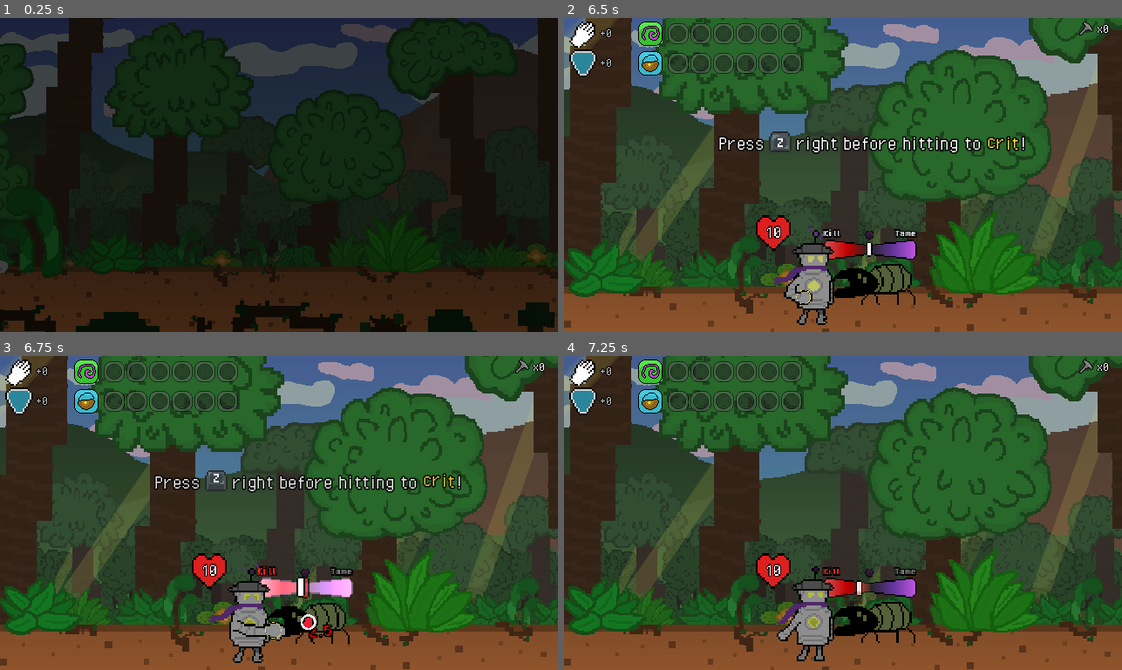
Above: before the commit, frames 1-4 (two rows, left to right).
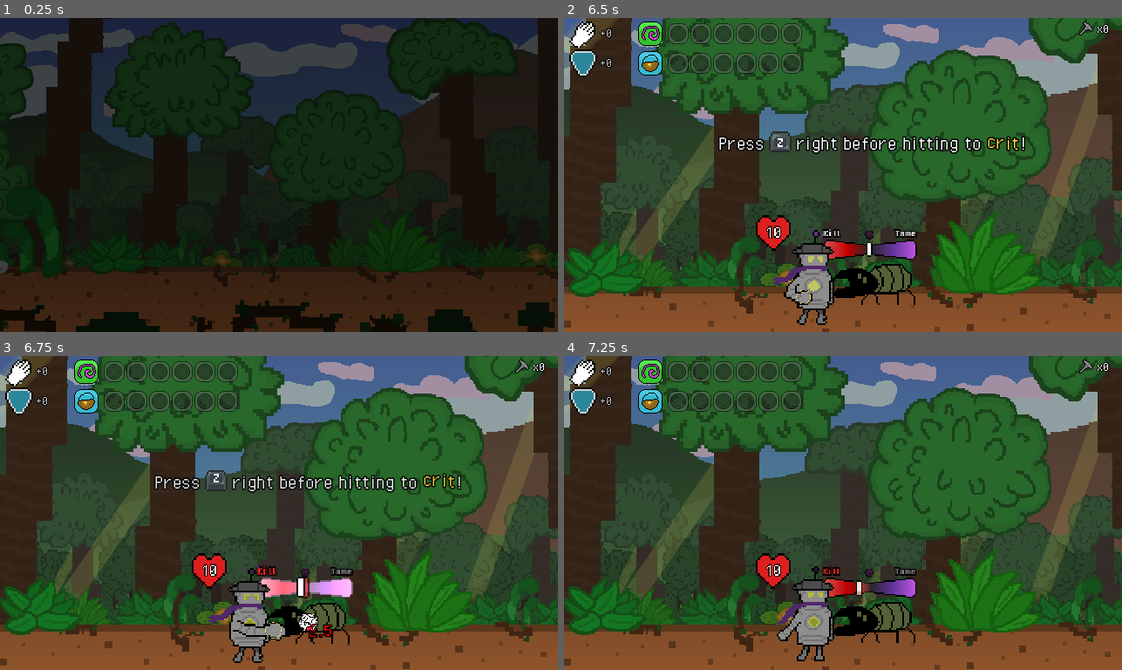
Above: after the commit, the same moments.

Repository: greeeegartur/cgvr-thesis
Game: Godot game, scene res://Scenes/Screens/CombatScene.tscn
The game is run twice, just before and just after one commit, with the same random seed, the same clock (stepped at 60 frames per second) and the same inputs. This scene is started directly instead of the project's main scene.
Inputs:
- Up to frame 1 (0.25 s): no input
- Up to frame 2 (6.5 s): tap Enter (ui_accept) at 0.5, 0.77, 1.07, 1.52, 1.82, 3.02, 3.32, 3.77, 4.07, 4.52, 4.82, 6.02, 6.32 s; hold Right (ui_right) 0.53-1.28 s; tap A (heat_a) at 0.6 s; hold Down (ui_down) 1.28-2.03 s; tap B (heat_b) at 1.35 s; hold Right (ui_right) 2.03-2.78 s; tap C (heat_c) at 2.1 s; hold Up (ui_up) 2.78-3.53 s; tap F (heat_f) at 2.85 s; hold Left (ui_left) 3.53-5.03 s; tap J (heat_j) at 3.6 s; tap K (heat_k) at 4.35 s; hold Down (ui_down) 5.03-5.78 s; tap L (heat_l) at 5.1 s; hold Right (ui_right) from 5.78 s (still down); tap M (heat_m) at 5.85 s
- Up to frame 3 (6.75 s): release Right (ui_right) at 6.53 s; hold Up (ui_up) from 6.53 s (still down); tap O (heat_o) at 6.6 s
- Up to frame 4 (7.25 s): keep holding Up (ui_up); tap Enter (ui_accept) at 6.77, 7.07 s

Frames 1-2 are identical in both runs. In frame 3, 0.1% of the frame differs, in the area x 53-57%, y 81-89%; in frame 4, nothing differs.

Commit message:
HitBurst changes + StarBurst
Hits made more satisfying with shader additions

Diff:
--- a/droidream/Scripts/Combat/CombatManager.gd
+++ b/droidream/Scripts/Combat/CombatManager.gd
@@ -890,6 +890,8 @@
 		enemy.trust += 1
 		enemy_visual.update_axis(enemy.axis_value)
 		enemy_visual.update_axis_trust()
+		vfx.play_tame_payoff(enemy_visual, true)
+		enemy_visual.hop(1)
 		print("Minigame success! Trust: %d / %d" % [enemy.trust, enemy.trust_max])
 		#if enemy.is_tamed():
 			#await player_visual.return_to_home()
@@ -901,6 +903,7 @@
 		var restore_ratio := randf_range(0.2, 0.35)
 		enemy.set_axis(enemy.axis_max * restore_ratio)
 		enemy_visual.update_axis(enemy.axis_value)
+		vfx.play_tame_payoff(enemy_visual, false)
 		print("Minigame failed. Enemy axis restored to %.1f" % enemy.axis_value)
 		#if not minigame_queue_ongoing and not combat_has_ended:
 			#_enemy_turn()
@@ -1867,6 +1870,7 @@
 
 	if enemy.is_killed():
 		visual.z_index = 1
+		vfx.play_kill_burst(visual)
 		await visual.play_defeat(false)
 	elif enemy.is_tamed():
 		visual.z_index = 1
--- a/droidream/Scripts/Combat/VFXCombatManager.gd
+++ b/droidream/Scripts/Combat/VFXCombatManager.gd
@@ -41,6 +41,19 @@
 	spawn_damage_number(target_visual, damage, is_critical)
 	var strength := HitBurst.Strength.CRIT if is_critical else (HitBurst.Strength.BLOCK if is_block else HitBurst.Strength.NORMAL)
 	HitBurst.burst(particle_layer, target_visual.position, color, strength)
+
+# A killed creature bursts into red stars (waits a moment so the hit that killed it lands first)
+func play_kill_burst(target_visual: Node2D):
+	StarBurst.play(particle_layer, target_visual.position, StarBurst.Preset.KILL, Color(0, 0, 0, 0), 0.12)
+
+# The end of a dream: stars, sparkles and rings for a success, a dull ring and falling sparks for a failure
+func play_tame_payoff(target_visual: Node2D, success: bool):
+	if success:
+		StarBurst.play(particle_layer, target_visual.position, StarBurst.Preset.TAME)
+		play_vignette(subdue_flash_color, 0.35, 0.1, 0.5)
+		play_speedlines(subdue_flash_color, 0.4, 0.08, 0.35)
+	else:
+		StarBurst.play(particle_layer, target_visual.position, StarBurst.Preset.TAME_FAIL)
 
 # Taming starts: neon pixels spiral into the creature
 func play_subdue(target_visual: Node2D, _is_subdue := true):
--- a/droidream/Scripts/VFX/HitBurst.gd
+++ b/droidream/Scripts/VFX/HitBurst.gd
@@ -1,52 +1,15 @@
 extends Node2D
 class_name HitBurst
 
-# The pixel burst for every hit: radial shards plus a short ring flash, bigger with strength
+# The burst for every hit; a thin wrapper that picks the StarBurst preset for the hit strength
 
 enum Strength { NORMAL, BLOCK, CRIT }
 
-const SHARD_COUNT := [8, 10, 16]
-const SHARD_SPEED := [70.0, 85.0, 120.0]
-const RING_SIZE := [16.0, 22.0, 32.0]
-const LIFETIME := 0.35
-
-var color := Color.WHITE
-var strength := Strength.NORMAL
-var shards: Array[Dictionary] = []
-var age := 0.0
-
 static func burst(layer: Node, at: Vector2, burst_color: Color, burst_strength: Strength) -> void:
-	var node := HitBurst.new()
-	node.position = at
-	node.color = burst_color
-	node.strength = burst_strength
-	layer.add_child(node)
-
-func _ready() -> void:
-	process_mode = Node.PROCESS_MODE_ALWAYS
-	z_index = 3
-	for i in SHARD_COUNT[strength]:
-		var angle: float = TAU * i / SHARD_COUNT[strength] + randf_range(-0.2, 0.2)
-		shards.append({
-			"dir": Vector2(cos(angle), sin(angle)),
-			"speed": SHARD_SPEED[strength] * randf_range(0.6, 1.0),
-			"size": randi_range(2, 4),
-		})
-
-func _process(delta: float) -> void:
-	age += delta
-	if age >= LIFETIME:
-		queue_free()
-		return
-	queue_redraw()
-
-func _draw() -> void:
-	var t := age / LIFETIME
-	var fade := 1.0 - t
-	for shard in shards:
-		var pos: Vector2 = (shard["dir"] * shard["speed"] * (1.0 - fade * fade) * LIFETIME).round() # Fast at first, then slowing
-		var size: int = shard["size"]
-		draw_rect(Rect2(pos - Vector2(size, size) * 0.5, Vector2(size, size)), Color(color, fade))
-	if t < 0.5:
-		var ring := t * 2.0
-		draw_arc(Vector2.ZERO, 4.0 + ring * RING_SIZE[strength], 0.0, TAU, 32, Color(Color.WHITE, 1.0 - ring), 2.0)
+	var preset := StarBurst.Preset.NORMAL
+	match burst_strength:
+		Strength.BLOCK:
+			preset = StarBurst.Preset.BLOCK
+		Strength.CRIT:
+			preset = StarBurst.Preset.CRIT
+	StarBurst.play(layer, at, preset, burst_color)
--- /dev/null
+++ b/droidream/Scripts/VFX/StarBurst.gd
@@ -0,0 +1,149 @@
+extends Node2D
+class_name StarBurst
+
+# One shared effect for hits, blocks, crits, kills and taming: chunky outlined stars, impact rays, rings, a slash line and sparkle crosses (Paper Mario style, all drawn in code)
+
+enum Preset { NORMAL, BLOCK, CRIT, KILL, TAME, TAME_FAIL }
+
+const PARTICLE_CAP := 80 # Live stars and sparkles over all bursts; bigger bursts shrink instead of piling up
+const OUTLINE := Color(0, 0, 0, 1)
+const PRESETS := {
+	Preset.NORMAL: { "stars": 5, "star_size": Vector2(4, 6), "speed": Vector2(40, 85), "rays": 6, "ray_len": 20.0, "ring": 22.0, "sparkles": 0, "slash": false, "gravity": 0.0, "life": 0.4, "colors": [Color.WHITE] },
+	Preset.BLOCK: { "stars": 4, "star_size": Vector2(3, 5), "speed": Vector2(30, 70), "rays": 0, "ray_len": 0.0, "ring": 30.0, "ring2": 18.0, "sparkles": 5, "slash": false, "gravity": 0.0, "life": 0.5, "colors": [Color("#9dffb0"), Color.WHITE] },
+	Preset.CRIT: { "stars": 9, "star_size": Vector2(4, 7), "speed": Vector2(60, 130), "rays": 10, "ray_len": 38.0, "ring": 38.0, "sparkles": 4, "slash": true, "gravity": 0.0, "life": 0.55, "colors": [Color("#fff27a"), Color.WHITE, Color("#ff9a2e")] },
+	Preset.KILL: { "stars": 8, "star_size": Vector2(3, 6), "speed": Vector2(40, 100), "rays": 8, "ray_len": 28.0, "ring": 30.0, "sparkles": 3, "slash": false, "gravity": 90.0, "life": 0.75, "colors": [Color("#ff3a3a"), Color.WHITE, Color("#ff9a8a")] },
+	Preset.TAME: { "stars": 10, "star_size": Vector2(3, 6), "speed": Vector2(20, 60), "rays": 0, "ray_len": 0.0, "ring": 34.0, "ring2": 20.0, "sparkles": 8, "slash": false, "gravity": -50.0, "life": 0.9, "colors": [Color("#ff7ae0"), Color.WHITE, Color("#ffe27a")] },
+	Preset.TAME_FAIL: { "stars": 0, "star_size": Vector2(2, 3), "speed": Vector2(10, 30), "rays": 0, "ray_len": 0.0, "ring": 22.0, "sparkles": 6, "slash": false, "gravity": 80.0, "life": 0.7, "colors": [Color("#9a9aa8"), Color("#c8c8d0")] },
+}
+
+static var live_particles := 0
+
+var preset := Preset.NORMAL
+var color_override := Color(0, 0, 0, 0) # Alpha 0 means use the preset colors
+var delay := 0.0
+var data: Dictionary
+var stars: Array[Dictionary] = []
+var sparkles: Array[Dictionary] = []
+var rays: Array[float] = []
+var slash_angle := 0.0
+var age := 0.0
+var counted := 0
+
+# Plays a burst at a position inside the given layer; delay holds it back (a kill waits for the hit to land)
+static func play(layer: Node, at: Vector2, burst_preset: Preset, color := Color(0, 0, 0, 0), burst_delay := 0.0) -> void:
+	var node := StarBurst.new()
+	node.preset = burst_preset
+	node.position = at
+	node.color_override = color
+	node.delay = burst_delay
+	layer.add_child(node)
+
+func _ready() -> void:
+	process_mode = Node.PROCESS_MODE_ALWAYS
+	z_index = 3
+	data = PRESETS[preset]
+	var requested: int = data["stars"] + data["sparkles"]
+	var room := maxi(PARTICLE_CAP - live_particles, 0)
+	var factor := 1.0 if requested <= room else float(room) / maxf(requested, 1.0)
+	var star_count := int(round(data["stars"] * factor))
+	var sparkle_count := int(round(data["sparkles"] * factor))
+	counted = star_count + sparkle_count
+	live_particles += counted
+	var colors: Array = data["colors"]
+	if color_override.a > 0.0 and preset == Preset.NORMAL:
+		colors = [color_override, Color.WHITE] # Normal hits take the hit color
+	var speed: Vector2 = data["speed"]
+	var size: Vector2 = data["star_size"]
+	for i in star_count:
+		var angle := TAU * i / maxf(star_count, 1) + randf_range(-0.3, 0.3)
+		stars.append({
+			"dir": Vector2(cos(angle), sin(angle)),
+			"speed": randf_range(speed.x, speed.y),
+			"size": randf_range(size.x, size.y),
+			"rot": randf() * TAU,
+			"spin": randf_range(-4.0, 4.0),
+			"color": colors.pick_random(),
+			"points": 5 if randf() < 0.6 else 4,
+		})
+	for i in sparkle_count:
+		sparkles.append({
+			"pos": Vector2(randf_range(-22, 22), randf_range(-22, 22)),
+			"phase": randf(),
+			"color": colors.pick_random(),
+		})
+	for i in int(data["rays"]):
+		rays.append(TAU * i / data["rays"] + randf_range(-0.12, 0.12))
+	slash_angle = randf_range(-0.6, -0.2)
+
+func _exit_tree() -> void:
+	live_particles = maxi(live_particles - counted, 0)
+
+func _process(delta: float) -> void:
+	age += delta
+	if age >= delay + data["life"]:
+		queue_free()
+		return
+	queue_redraw()
+
+func _draw() -> void:
+	var t: float = (age - delay) / data["life"]
+	if t < 0.0:
+		return
+	var fade: float = 1.0 - t
+	var ease_out: float = 1.0 - pow(1.0 - t, 2.0)
+	var ring_color := Color.WHITE
+	var colors: Array = data["colors"]
+	if preset == Preset.BLOCK or preset == Preset.TAME or preset == Preset.TAME_FAIL:
+		ring_color = colors[0]
+	if color_override.a > 0.0 and preset == Preset.NORMAL:
+		ring_color = Color.WHITE
+	# Rings expand and fade
+	for key in ["ring", "ring2"]:
+		if data.has(key):
+			var offset := 0.0 if key == "ring" else 0.15
+			var rt: float = clampf((t - offset) / (1.0 - offset), 0.0, 1.0)
+			if rt > 0.0 and rt < 1.0:
+				var radius: float = 4.0 + (1.0 - pow(1.0 - rt, 2.0)) * data[key]
+				draw_arc(Vector2.ZERO, radius, 0.0, TAU, 36, Color(OUTLINE, 1.0 - rt), 3.5)
+				draw_arc(Vector2.ZERO, radius, 0.0, TAU, 36, Color(ring_color, 1.0 - rt), 2.0)
+	# Rays radiate out quickly and shrink
+	if t < 0.55:
+		var rt: float = t / 0.55
+		for angle in rays:
+			var dir := Vector2(cos(angle), sin(angle))
+			var start: Vector2 = dir * (6.0 + rt * 10.0)
+			var end: Vector2 = dir * (6.0 + rt * data["ray_len"])
+			draw_line(start.round(), end.round(), Color(ring_color, 1.0 - rt), 2.0)
+	# Slash line through the target on crits
+	if data["slash"] and t < 0.35:
+		var st: float = t / 0.35
+		var dir := Vector2(cos(slash_angle), sin(slash_angle))
+		var half: float = 32.0 * (1.0 - st * 0.4)
+		draw_line((-dir * half).round(), (dir * half).round(), Color(1, 1, 1, 1.0 - st), 3.0 - st * 2.0)
+	# Stars fly out, spin and fade (gravity pulls them down, or lifts them for taming)
+	for star in stars:
+		var pos: Vector2 = star["dir"] * star["speed"] * ease_out * data["life"] * 1.6 + Vector2(0, data["gravity"] * t * t * data["life"])
+		var size: float = star["size"] * (1.0 - t * 0.5)
+		_draw_star(pos.round(), size, star["rot"] + star["spin"] * t, star["points"], Color(star["color"], clampf(fade * 2.0, 0.0, 1.0)))
+	# Sparkle crosses twinkle
+	for sparkle in sparkles:
+		var twinkle := 0.5 + 0.5 * sin((t + sparkle["phase"]) * TAU * 2.0)
+		var pos: Vector2 = sparkle["pos"] + Vector2(0, data["gravity"] * t * 0.3)
+		var arm := 3.0 + 2.0 * twinkle
+		var color := Color(sparkle["color"], fade * (0.5 + 0.5 * twinkle))
+		draw_rect(Rect2(pos.round() + Vector2(-arm, -0.5), Vector2(arm * 2.0, 1.0)), color)
+		draw_rect(Rect2(pos.round() + Vector2(-0.5, -arm), Vector2(1.0, arm * 2.0)), color)
+
+# A star with a black outline: the outline is a slightly bigger copy drawn first
+func _draw_star(pos: Vector2, size: float, rot: float, points: int, color: Color) -> void:
+	draw_colored_polygon(_star_points(pos, size + 1.5, rot, points), Color(OUTLINE, color.a))
+	draw_colored_polygon(_star_points(pos, size, rot, points), color)
+
+func _star_points(pos: Vector2, size: float, rot: float, points: int) -> PackedVector2Array:
+	var result := PackedVector2Array()
+	var inner := size * (0.45 if points == 5 else 0.4)
+	for i in points * 2:
+		var radius := size if i % 2 == 0 else inner
+		var angle := rot + PI * i / points - PI * 0.5
+		result.append(pos + Vector2(cos(angle), sin(angle)) * radius)
+	return result
Not shown, added: droidream/Scripts/VFX/HitBurst.gd.uid
Not shown, added: droidream/Scripts/VFX/StarBurst.gd.uid
